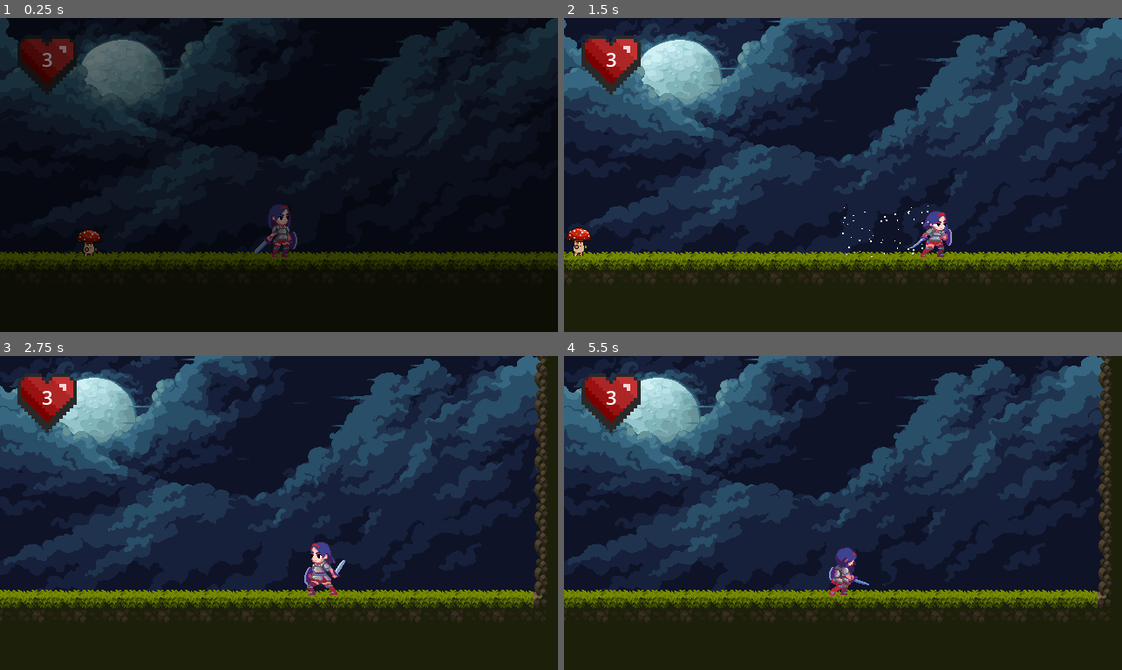
Above: before the commit, frames 1-4 (two rows, left to right).
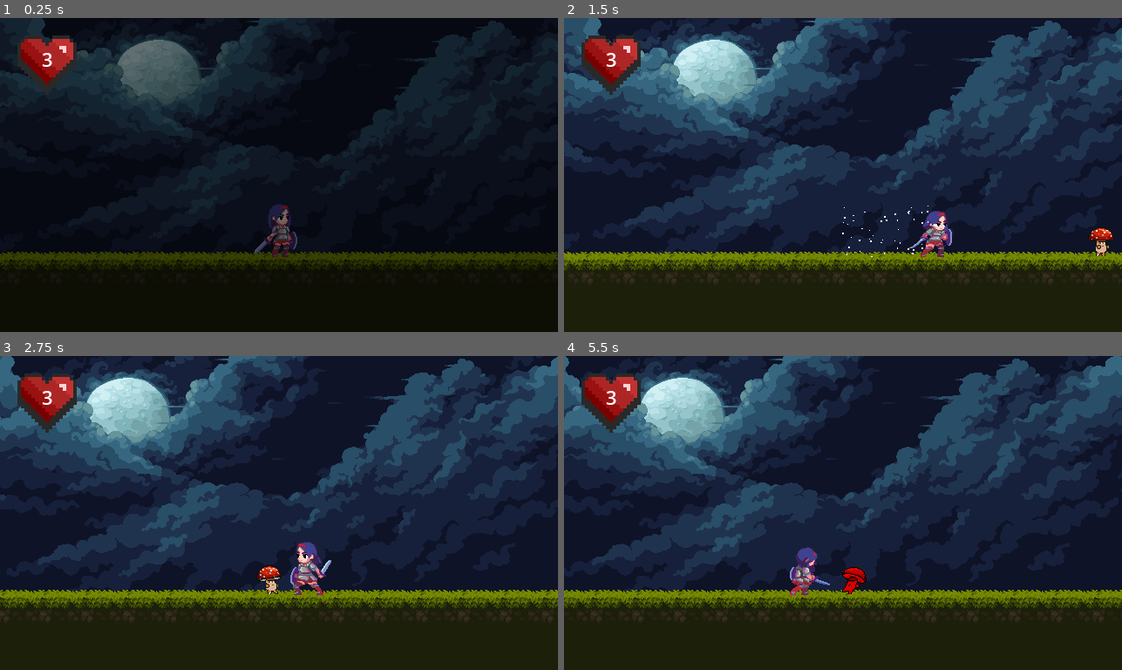
Above: after the commit, the same moments.

Repository: Crustar/Godot_HackSlash_project
Game: Godot game, scene res://src/level/test_scene.tscn
Same seed, same stepped clock (60 frames per second), same inputs: the game is played once before the commit and once after it.
Inputs:
- Up to frame 1 (0.25 s): no input
- Up to frame 2 (1.5 s): hold D (right) from 0.53 s (still down); tap Z (attack) at 0.6 s; tap X (jump) at 0.77 s; tap Shift (dash) at 1.35 s
- Up to frame 3 (2.75 s): tap X (jump) at 1.52 s; release D (right) at 2.03 s; hold A (left) from 2.03 s (still down); tap Z (attack) at 2.1 s
- Up to frame 4 (5.5 s): release A (left) at 2.78 s; hold D (right) 2.78-4.28 s; tap Shift (dash) at 2.85, 4.35 s; tap X (jump) at 3.02, 3.77, 4.52 s; tap Z (attack) at 3.6, 5.1 s; hold A (left) 4.28-5.03 s; hold D (right) from 5.03 s (still down)

The runs differ from the first frame. In frame 1, 8.6% of the frame differs, in the area x 0-100%, y 0-80%; in frame 2, 25%; in frame 3, 27%, in the area x 0-100%, y 0-83%; in frame 4, 24%.

Commit message:
reorganise the fade to black scene into the autoloaded Ui scene, also fix a bug that the scene reset after player death was never occured

Diff:
--- a/src/Interface/fade_black.gd
+++ b/src/Interface/screen_effect/fade_transition.gd
@@ -2,7 +2,11 @@
 
 @onready var animation_player: AnimationPlayer = $AnimationPlayer
 
-signal fading_finished
+signal faded_to_black_finished
+signal faded_to_bright_finished
+
+func _ready() -> void:
+	visible = true
 
 func fade_to_black():
 	animation_player.play("fade_to_black")
@@ -12,4 +16,7 @@
 
 
 func _on_animation_player_animation_finished(anim_name: StringName) -> void:
-	fading_finished.emit(anim_name)
+	if anim_name == "fade_to_black":
+		faded_to_black_finished.emit()
+	elif anim_name == "fade_to_bright":
+		faded_to_bright_finished.emit()
--- a/src/Interface/fade_black.tscn
+++ b/src/Interface/screen_effect/fade_transition.tscn
@@ -1,6 +1,6 @@
 [gd_scene load_steps=6 format=3 uid="uid://cj2kr6d8txp2l"]
 
-[ext_resource type="Script" uid="uid://c7go7b0bevjyf" path="res://src/Interface/fade_black.gd" id="1_ncxgj"]
+[ext_resource type="Script" uid="uid://c7go7b0bevjyf" path="res://src/Interface/screen_effect/fade_transition.gd" id="1_ayjkb"]
 
 [sub_resource type="Animation" id="Animation_ncxgj"]
 length = 0.001
@@ -56,8 +56,8 @@
 &"fade_to_bright": SubResource("Animation_i1ord")
 }
 
-[node name="FadeBlack" type="CanvasLayer"]
-script = ExtResource("1_ncxgj")
+[node name="FadeTransition" type="CanvasLayer"]
+script = ExtResource("1_ayjkb")
 
 [node name="ColorRect" type="ColorRect" parent="."]
 anchors_preset = 15
--- a/src/Interface/ui.gd
+++ b/src/Interface/ui.gd
@@ -1,6 +1,8 @@
 extends CanvasLayer
 
 @onready var heart: TextureRect = $Heart
+@onready var fade_transition: CanvasLayer = $FadeTransition
+
 
 func blink_heart():
 	heart.blink()
--- a/src/Interface/ui.tscn
+++ b/src/Interface/ui.tscn
@@ -1,10 +1,13 @@
-[gd_scene load_steps=3 format=3 uid="uid://d1acfdj464ar5"]
+[gd_scene load_steps=4 format=3 uid="uid://d1acfdj464ar5"]
 
 [ext_resource type="PackedScene" uid="uid://dacoq7fan7fyd" path="res://src/Interface/heart/heart.tscn" id="1_o2m4h"]
 [ext_resource type="Script" uid="uid://igreowhph3y6" path="res://src/Interface/ui.gd" id="1_yjkhp"]
+[ext_resource type="PackedScene" uid="uid://cj2kr6d8txp2l" path="res://src/Interface/screen_effect/fade_transition.tscn" id="3_yff28"]
 
 [node name="UI" type="CanvasLayer"]
 layer = 5
 script = ExtResource("1_yjkhp")
 
 [node name="Heart" parent="." instance=ExtResource("1_o2m4h")]
+
+[node name="FadeTransition" parent="." instance=ExtResource("3_yff28")]
--- a/src/enemy/mushroom/enemy_1.tscn
+++ b/src/enemy/mushroom/enemy_1.tscn
@@ -21,7 +21,7 @@
 [ext_resource type="Script" uid="uid://svefi3li7cli" path="res://src/state_machine/mushroom/attacking.gd" id="17_n4y8x"]
 
 [sub_resource type="RectangleShape2D" id="RectangleShape2D_xxr47"]
-size = Vector2(16.25, 26)
+size = Vector2(27.375, 26)
 
 [sub_resource type="RectangleShape2D" id="RectangleShape2D_bpnwj"]
 size = Vector2(25, 26)
@@ -410,7 +410,6 @@
 script = ExtResource("1_n6v3k")
 
 [node name="EnemyChaseBrain" parent="." instance=ExtResource("2_7rgtk")]
-visible = false
 tracking_range = 200
 
 [node name="Health" type="Node" parent="." node_paths=PackedStringArray("body")]
@@ -427,14 +426,16 @@
 script = ExtResource("4_4d3q0")
 
 [node name="Hitbox" type="Area2D" parent="Sprite" groups=["Enemy_hit_box"]]
+visible = false
 position = Vector2(27, 16)
 scale = Vector2(1.6, 1)
 script = ExtResource("3_ai7er")
 damage = 1.0
+knock_back_power = 1.5
 metadata/_custom_type_script = "uid://c17m3rqfcagq5"
 
 [node name="HitboxShape" type="CollisionShape2D" parent="Sprite/Hitbox"]
-position = Vector2(-2.625, 2)
+position = Vector2(-8.1875, 2)
 shape = SubResource("RectangleShape2D_xxr47")
 disabled = true
 
--- a/src/level/test_scene.tscn
+++ b/src/level/test_scene.tscn
@@ -495,6 +495,7 @@
 tile_set = SubResource("TileSet_dxo6u")
 
 [node name="CollisionPolygon2D" type="CollisionPolygon2D" parent="floor"]
+visible = false
 position = Vector2(0, -2)
 polygon = PackedVector2Array(-10, 0, -10, 765, 1586, 765, 1586, 0, 1561, 0, 1561, 705, -7, 705, -7, 0)
 
@@ -502,7 +503,7 @@
 position = Vector2(1580, 790)
 
 [node name="player" parent="." instance=ExtResource("1_fovfd")]
-position = Vector2(928, 690)
+position = Vector2(520, 679)
 
 [node name="Mushroom3" parent="." instance=ExtResource("6_05kt3")]
-position = Vector2(710, 686)
+position = Vector2(901, 683)
--- a/src/player/camera.gd
+++ b/src/player/camera.gd
@@ -1,19 +1,13 @@
 extends Camera2D
 
-@onready var fade_black: CanvasLayer = $FadeBlack
 @onready var player: CharacterBody2D = $".."
 
 func _ready() -> void:
-	fade_black.visible = true
-	fade_black.fade_to_bright()
-	fade_black.fading_finished.connect(on_animation_finished)
+	Ui.fade_transition.fade_to_bright()
+	Ui.fade_transition.faded_to_black_finished.connect(on_animation_finished)
 
-func fade_to_black():
-	fade_black.fade_to_black()
 
-func fade_to_bright():
-	fade_black.fade_to_bright()
 
-func on_animation_finished(anim_name: StringName):
-	if anim_name == "fade_to_black" and player.is_dead:
+func on_animation_finished():
+	if player.is_dead:
 		player.death_occurred.emit()
--- a/src/player/dead.gd
+++ b/src/player/dead.gd
@@ -8,7 +8,6 @@
 # trasition:
 #	none, deadend state
 
-@onready var camera: Camera2D = $"../../Camera"
 
 
 func enter(context:Dictionary = {}) -> void:
@@ -43,4 +42,5 @@
 
 
 func on_animation_finished(anim_name: StringName) -> void:
-	player.death_occurred.emit()
+	player.is_dead = true
+	Ui.fade_transition.fade_to_black()
--- a/src/player/player.tscn
+++ b/src/player/player.tscn
@@ -24,7 +24,6 @@
 [ext_resource type="Texture2D" uid="uid://10i11wd77s1n" path="res://asset/player_sprite/Attack_KG_2.png" id="14_vwi60"]
 [ext_resource type="Texture2D" uid="uid://w5srevpnv7yx" path="res://asset/player_sprite/Attack_KG_3.png" id="15_j2873"]
 [ext_resource type="Script" uid="uid://6pokw7l256mv" path="res://src/player/camera.gd" id="18_o04tx"]
-[ext_resource type="PackedScene" uid="uid://cj2kr6d8txp2l" path="res://src/Interface/fade_black.tscn" id="18_vwi60"]
 [ext_resource type="Script" uid="uid://be4y1aolgcmrf" path="res://src/state_machine/player/hurt.gd" id="20_jcdrv"]
 [ext_resource type="Script" uid="uid://bsiumn8bx4bt7" path="res://src/player/dead.gd" id="25_k60ra"]
 [ext_resource type="Script" uid="uid://ek73t3p6pj34" path="res://src/state_machine/player/attacking_2.gd" id="25_o04tx"]
@@ -989,6 +988,7 @@
 shape = SubResource("RectangleShape2D_2smqc")
 
 [node name="Collision" type="CollisionShape2D" parent="."]
+visible = false
 position = Vector2(0, -30)
 shape = SubResource("RectangleShape2D_2smqc")
 
@@ -1014,10 +1014,6 @@
 drag_bottom_margin = 0.1
 script = ExtResource("18_o04tx")
 
-[node name="FadeBlack" parent="Camera" instance=ExtResource("18_vwi60")]
-layer = 10
-visible = false
-
 [node name="state_machine" parent="." node_paths=PackedStringArray("initial_state", "player_node", "animation_player_node") instance=ExtResource("3_yw30f")]
 initial_state = NodePath("idling")
 player_node = NodePath("..")
Renamed: src/Interface/fade_black.gd.uid -> src/Interface/screen_effect/fade_transition.gd.uid
Not shown: 1 places in src/player/player.tscn that only renumber resources
